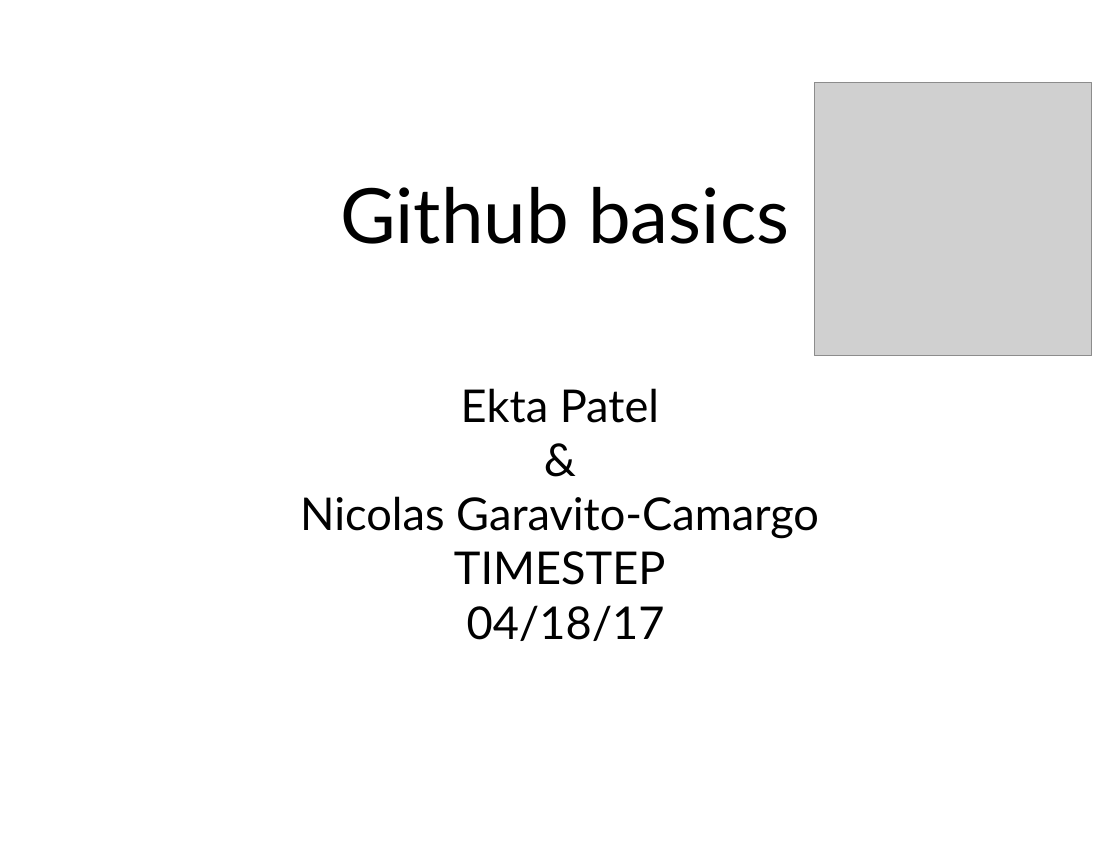
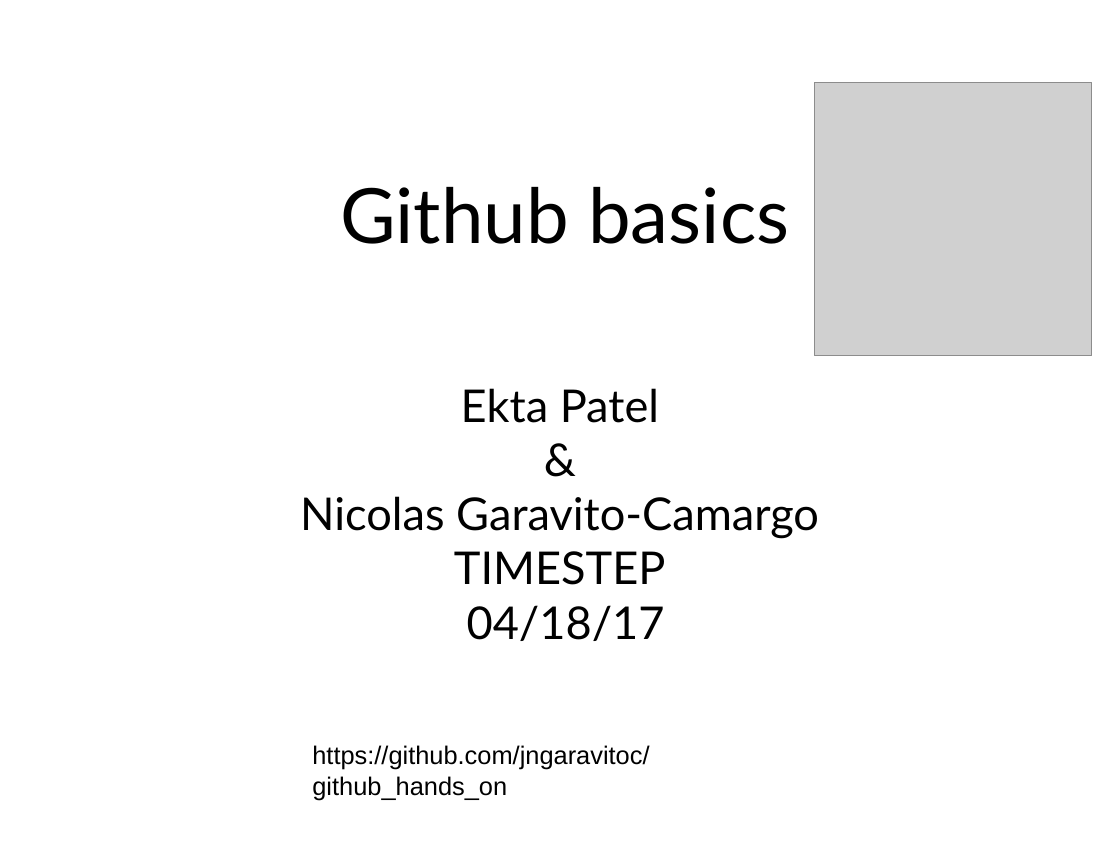
Before and after one commit to jngaravitoc/github_hands_on, a slide deck: slide 1 of git.odp. Drawn at 1120x841 pixels with LibreOffice and Linux fonts; fonts in the diff are those of the drawing; grey boxes stand for pictures. Boxes give left, top, right and bottom in pixels: in the first picture for what was removed or moved away, otherwise in the second. Text is boxed around its words. In the diff, an @@ line names an element or a change of style, - is before the commit and + after.

```diff
--- a/git.odp
+++ b/git.odp
@@ text added at [312, 745, 649, 800], 18 pt, text #000000 @@
+https://github.com/jngaravitoc/github_hands_on
```
Also in this commit, not shown: 8 other slides changed, 1 other file.
